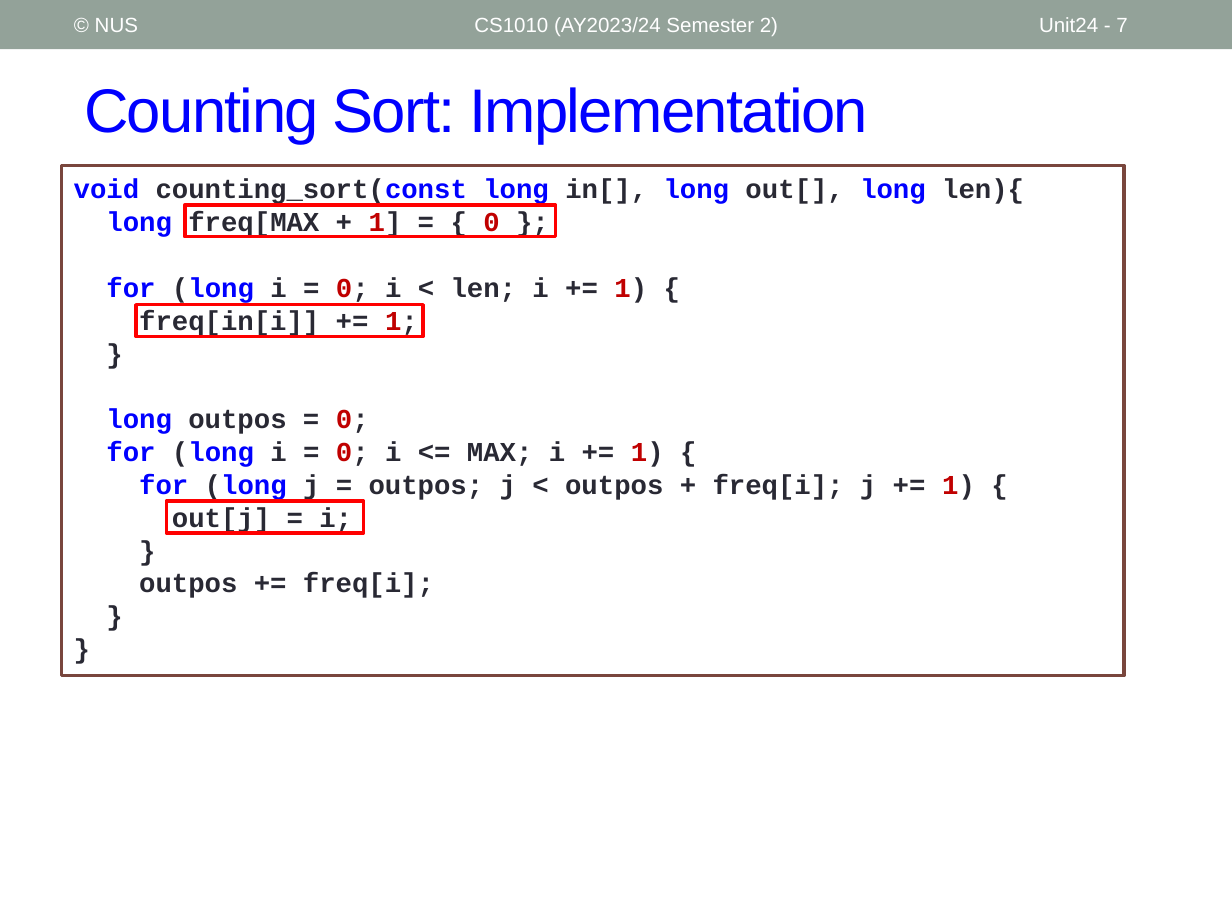
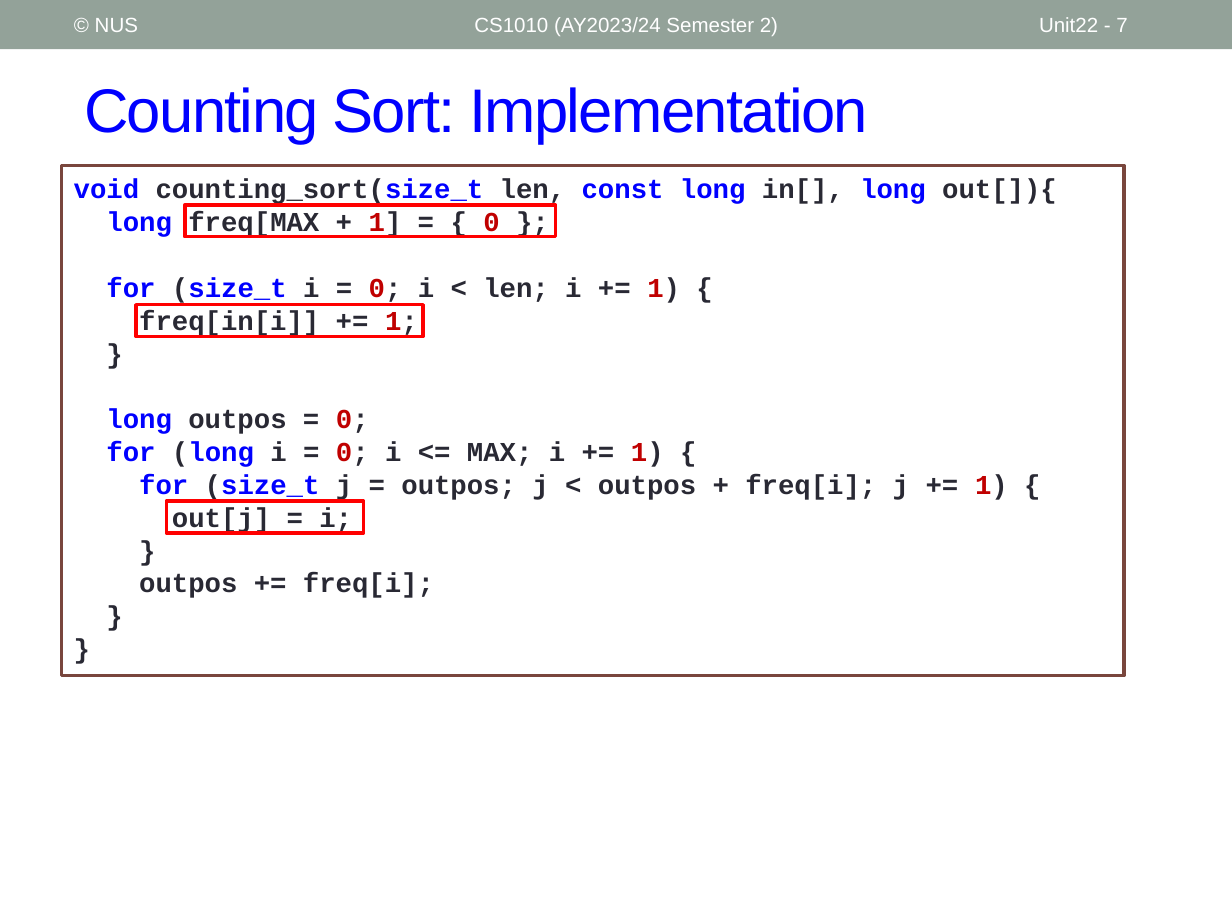
Before and after one commit to nus-cs1010-2425-s2/website, a slide deck: slide 7 of slides/Unit22_Sorting.pptx. Drawn at 1232x924 pixels with LibreOffice and Linux fonts; fonts in the diff are those of the drawing. Boxes give left, top, right and bottom in pixels: in the first picture for what was removed or moved away, otherwise in the second. Text is boxed around its words. In the diff, an @@ line names an element or a change of style, - is before the commit and + after.

```diff
--- a/slides/Unit22_Sorting.pptx
+++ b/slides/Unit22_Sorting.pptx
@@ page number at (1039, 17, 1127, 32): text changed @@
-Unit24 - 7
+Unit22 - 7
@@ text in rectangle at (74, 179, 1057, 206): text changed @@
-void counting_sort(const long in[], long out[], long len){
+void counting_sort(size_t len, const long in[], long out[]){
@@ text in rectangle at (106, 278, 680, 305): text changed @@
-for (long i = 0; i < len; i += 1) {
+for (size_t i = 0; i < len; i += 1) {
@@ text in rectangle at (139, 475, 1008, 502): text changed @@
-for (long j = outpos; j < outpos + freq[i]; j += 1) {
+for (size_t j = outpos; j < outpos + freq[i]; j += 1) {
```
Also in this commit, not shown: 6 other slides changed, 1 slide added, 4 other files.
